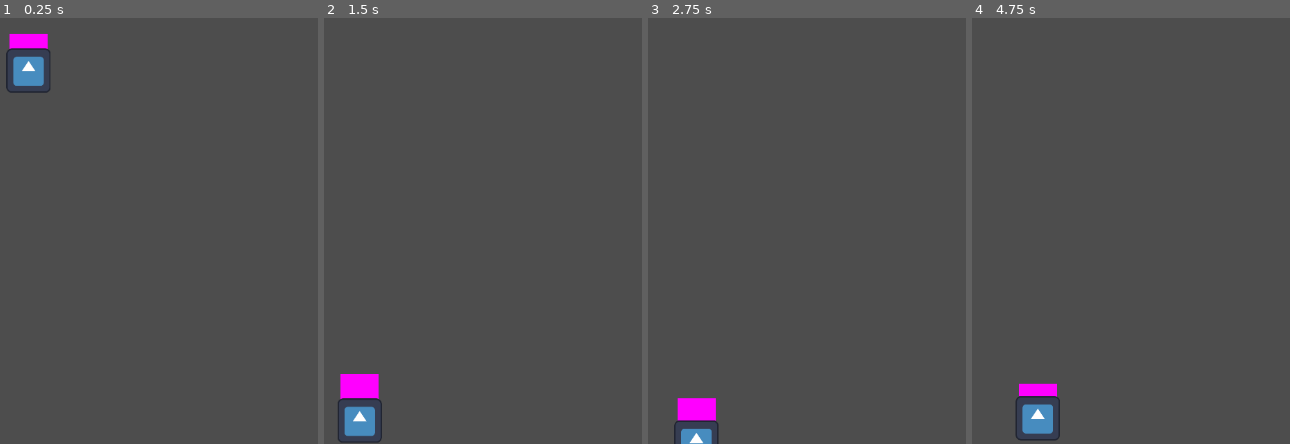
Above: before the commit, frames 1-4 (left to right).
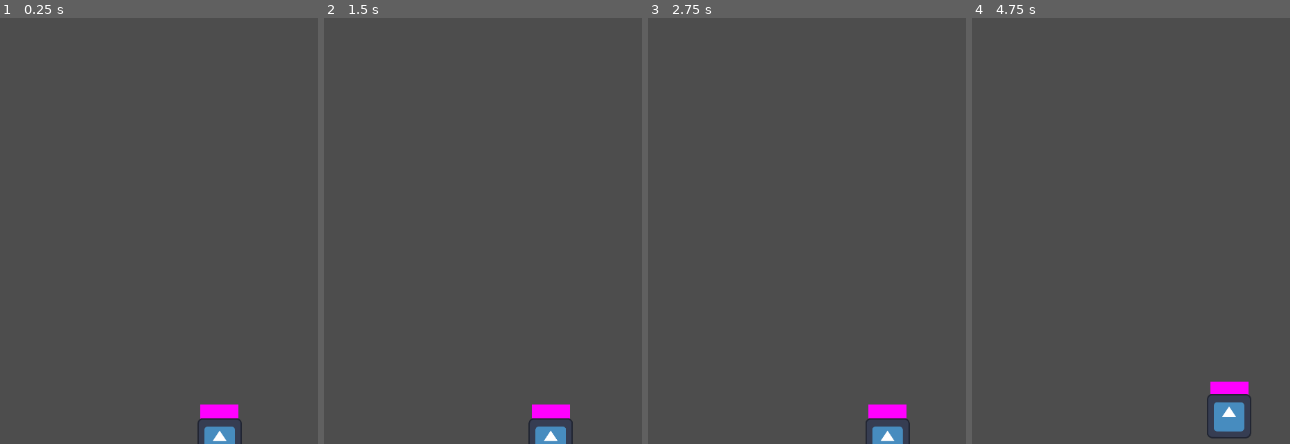
Above: after the commit, the same moments.

Repository: gracedes/spring-arms
Game: Godot game, scene res://scenes/testing.tscn
Two runs of this game, one before a commit and one after it. Both use one fixed random seed, a clock stepped at 60 frames per second and the inputs below. The engine's default icon, where the game draws it, is replaced by a stand-in: a white triangle on a blue panel in a dark square.
Inputs (mouse positions are in pixels of both pictures, inside the frame that each line leads up to):
- Up to frame 1 (0.25 s): no input
- Up to frame 2 (1.5 s): move the mouse to (outside the picture) at 0.52 s; hold Right (ui_right) 0.53-1.28 s; tap Space (jump) at 0.77 s; move the mouse to (467, 243) at 1.27 s; hold Left (ui_left) from 1.28 s (still down)
- Up to frame 3 (2.75 s): tap Space (jump) at 1.52 s; move the mouse to (outside the picture) at 2.02 s; release Left (ui_left) at 2.03 s; hold Right (ui_right) from 2.03 s (still down)
- Up to frame 4 (4.75 s): move the mouse to (1232, 307) at 2.77 s; tap Space (jump) at 3.02, 3.77, 4.52 s; move the mouse to (outside the picture) at 3.52 s; release Right (ui_right) at 3.53 s; hold Left (ui_left) from 3.53 s (still down); move the mouse to (1032, 150) at 4.27 s

The runs differ from the first frame. In frame 1, 2.2% of the frame differs, in the area x 1-77%, y 3-100%; in frame 2, 2.5%, in the area x 4-79%, y 83-100%; in frame 3, 2.0%; in frame 4, 2.5%.

Commit message:
cleaned up code and testing room

Diff:
--- a/entities/player/hair/hair.gd
+++ b/entities/player/hair/hair.gd
@@ -17,6 +17,5 @@
 	if abs(yvelo) <= 0.5:
 		offset.y = move_toward(offset.y, -54.0, 500 * shift_coeff)
 	else:
-		print(yvelo * shift_coeff)
 		offset.y = move_toward(offset.y, -54.0 + (max_shift * -(yvelo / abs(yvelo)) * (cos(deg_to_rad(abs(rot))))), min(abs(yvelo) * shift_coeff, 500 * shift_coeff))
 	pass
--- a/scenes/testing.tscn
+++ b/scenes/testing.tscn
@@ -17,12 +17,12 @@
 [node name="Node2D" type="Node2D"]
 
 [node name="rplayer" parent="." instance=ExtResource("1_evbdv")]
-position = Vector2(365, 190)
+position = Vector2(916, 1266)
 
 [node name="StaticBody2D" type="StaticBody2D" parent="."]
 z_index = -1
 position = Vector2(2091, 1414)
-scale = Vector2(198.277, 5.92904)
+scale = Vector2(6000, 6.555)
 
 [node name="CollisionShape2D" type="CollisionShape2D" parent="StaticBody2D"]
 scale = Vector2(1.04, 1)
